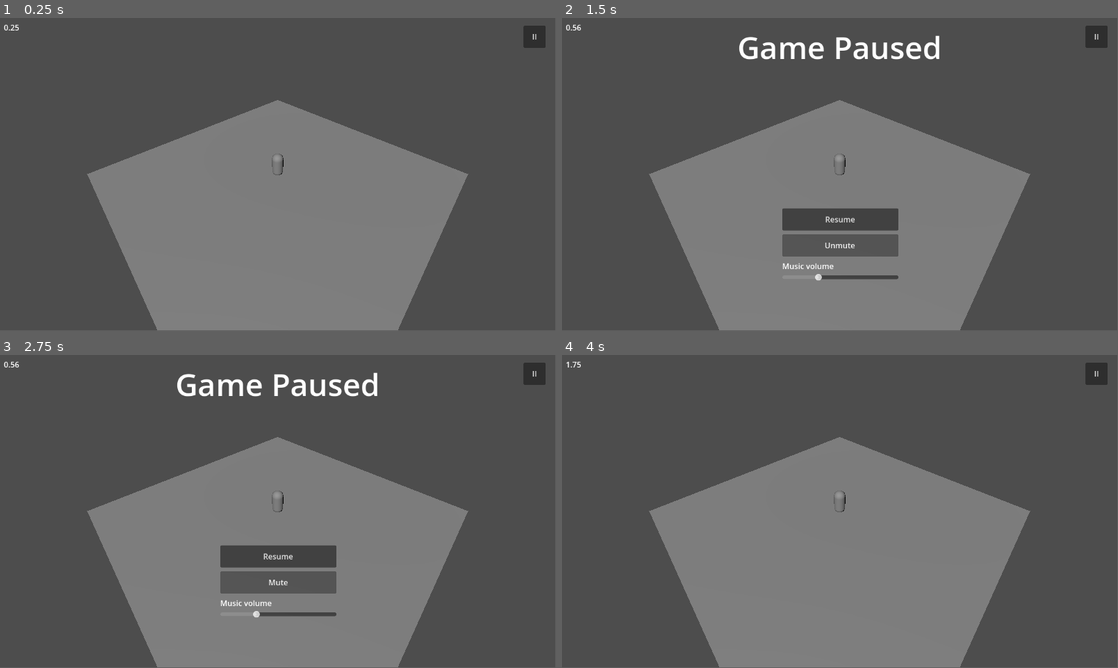
Above: before the commit, frames 1-4 (two rows, left to right).
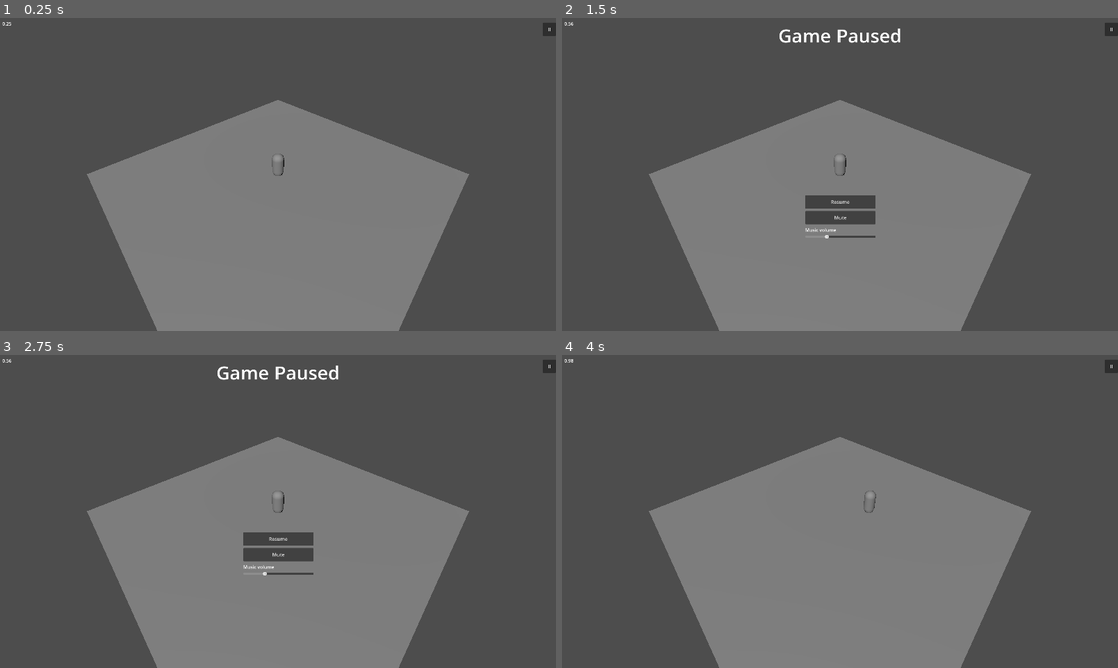
Above: after the commit, the same moments.

Repository: allemansratten/bigmode-2026
Game: Godot game, scene res://scenes/Game.tscn
Two runs of this game, one before a commit and one after it. Both use one fixed random seed, a clock stepped at 60 frames per second and the inputs below. Sound files missing from this copy of the repository are replaced by a short silence.
Inputs:
- Up to frame 1 (0.25 s): no input
- Up to frame 2 (1.5 s): click "II" at 0.5 s; click "Mute" at 1.25 s
- Up to frame 3 (2.75 s): click "Unmute" (after the commit: "Mute") at 2 s
- Up to frame 4 (4 s): click "Resume" at 2.75 s; tap Enter at 3.5 s; hold D (move_right, bound only after the commit) from 3.53 s (still down)
In our replay, the window is 799x449 before the commit and 800x450 after it. These sizes can differ from the game's own. Grey fills any space a smaller window leaves; there, only what the larger window draws over its background counts as a difference.

The runs differ from the first frame. In frame 1, 0.6% of the frame differs, in the area x 0-100%, y 1-100%; in frame 2, 5.3%; in frame 3, 5.3%; in frame 4, 0.7%.

Commit message:
Persist mute in settings, add stretchable resolution, anchor pause button
- Audio: load/save muted state in Settings; apply on startup; set Mute button label from saved state
- Display: viewport 1920x1080, stretch mode viewport, aspect expand for resizable window
- UI: BasicOverlay full-rect anchors; PauseButton anchored top-right; TimestampLabel anchor layout

Diff:
--- a/project.godot
+++ b/project.godot
@@ -8,12 +8,42 @@
 
 config_version=5
 
+[display]
+
+window/size/viewport_width=1920
+window/size/viewport_height=1080
+window/stretch/mode="viewport"
+window/stretch/aspect="expand"
+
 [application]
 
 config/name="game-template"
 run/main_scene="res://scenes/Game.tscn"
 config/features=PackedStringArray("4.6", "GL Compatibility")
 config/icon="res://icon.svg"
+
+[input]
+
+move_forward={
+"deadzone": 0.5,
+"events": [Object(InputEventKey,"resource_local_to_scene":false,"resource_name":"","device":-1,"window_id":0,"alt_pressed":false,"shift_pressed":false,"ctrl_pressed":false,"meta_pressed":false,"pressed":false,"keycode":87,"physical_keycode":0,"key_label":0,"unicode":0,"location":0,"echo":false,"script":null)
+]
+}
+move_back={
+"deadzone": 0.5,
+"events": [Object(InputEventKey,"resource_local_to_scene":false,"resource_name":"","device":-1,"window_id":0,"alt_pressed":false,"shift_pressed":false,"ctrl_pressed":false,"meta_pressed":false,"pressed":false,"keycode":83,"physical_keycode":0,"key_label":0,"unicode":0,"location":0,"echo":false,"script":null)
+]
+}
+move_left={
+"deadzone": 0.5,
+"events": [Object(InputEventKey,"resource_local_to_scene":false,"resource_name":"","device":-1,"window_id":0,"alt_pressed":false,"shift_pressed":false,"ctrl_pressed":false,"meta_pressed":false,"pressed":false,"keycode":65,"physical_keycode":0,"key_label":0,"unicode":0,"location":0,"echo":false,"script":null)
+]
+}
+move_right={
+"deadzone": 0.5,
+"events": [Object(InputEventKey,"resource_local_to_scene":false,"resource_name":"","device":-1,"window_id":0,"alt_pressed":false,"shift_pressed":false,"ctrl_pressed":false,"meta_pressed":false,"pressed":false,"keycode":68,"physical_keycode":0,"key_label":0,"unicode":0,"location":0,"echo":false,"script":null)
+]
+}
 
 [autoload]
 
--- a/scenes/ui/GUI.tscn
+++ b/scenes/ui/GUI.tscn
@@ -65,25 +65,41 @@
 
 [node name="BasicOverlay" type="Control" parent="." unique_id=1542107131]
 process_mode = 3
-layout_mode = 3
-anchors_preset = 0
-offset_right = 1158.0
-offset_bottom = 83.0
+layout_mode = 1
+anchors_preset = 15
+anchor_right = 1.0
+anchor_bottom = 1.0
+grow_horizontal = 2
+grow_vertical = 2
 
 [node name="PauseButton" type="Button" parent="BasicOverlay" unique_id=1055633416]
-layout_mode = 0
-offset_left = 1086.0
+layout_mode = 1
+anchors_preset = 1
+anchor_left = 1.0
+anchor_top = 0.0
+anchor_right = 1.0
+anchor_bottom = 0.0
+offset_left = -46.0
 offset_top = 16.0
-offset_right = 1132.0
+offset_right = 0.0
 offset_bottom = 62.0
+grow_horizontal = 0
+grow_vertical = 1
 text = "II"
 
 [node name="TimestampLabel" type="Label" parent="BasicOverlay" unique_id=415897535]
-layout_mode = 0
+layout_mode = 1
+anchors_preset = 0
+anchor_left = 0.0
+anchor_top = 0.0
+anchor_right = 0.0
+anchor_bottom = 0.0
 offset_left = 8.0
 offset_top = 8.0
 offset_right = 48.0
 offset_bottom = 31.0
+grow_horizontal = 2
+grow_vertical = 2
 text = "0"
 
 [connection signal="pressed" from="PauseMenu/MenuButtonsContainer/ResumeButton" to="." method="toggle_pause"]
--- a/scripts/audio_manager.gd
+++ b/scripts/audio_manager.gd
@@ -35,6 +35,7 @@
 	channel_volumes[Channels.Music] = Settings.get_value("audio", "music_volume", 0.3)
 	channel_volumes[Channels.SFX] = Settings.get_value("audio", "sfx_volume", 0.5)
 	channel_volumes[Channels.Ambience] = Settings.get_value("audio", "ambience_volume", 0.5)
+	is_muted = Settings.get_value("audio", "muted", false)
 
 	# Pool setup for Music and Ambience (single player each)
 	channel_players[Channels.Music].append($MusicPlayer)
@@ -45,7 +46,15 @@
 		var sfx_player = AudioStreamPlayer.new()
 		add_child(sfx_player)  # Add dynamically to the scene
 		channel_players[Channels.SFX].append(sfx_player)
-	update_volumes() # Ensure volumes are set on startup
+
+	# Apply loaded mute state and volumes
+	if is_muted:
+		$MusicPlayer.volume_db = -80
+		for channel in [Channels.SFX, Channels.Ambience]:
+			for player in channel_players[channel]:
+				player.stop()
+	else:
+		update_volumes()
 
 	# Register debug commands
 	DebugConsole.register_command("mute", "Toggle audio mute")
@@ -94,6 +103,7 @@
 ## Mute or unmute all channels
 func toggle_mute() -> void:
 	is_muted = !is_muted
+	Settings.set_value("audio", "muted", is_muted)
 	if is_muted:
 		# For music, only turn off the volume to avoid stopping the music loop
 		$MusicPlayer.volume_db = -80
--- a/scripts/gui.gd
+++ b/scripts/gui.gd
@@ -7,6 +7,8 @@
 func _ready() -> void:
 	var music_volume_slider = get_node("PauseMenu/MenuButtonsContainer/MusicVolumeSlider")
 	music_volume_slider.set_value(round(Audio.channel_volumes[Audio.Channels.Music] * 100))
+	var mute_button = get_node("PauseMenu/MenuButtonsContainer/MuteButton")
+	mute_button.text = "Unmute" if Audio.is_muted else "Mute"
 
 
 func toggle_pause() -> void:
